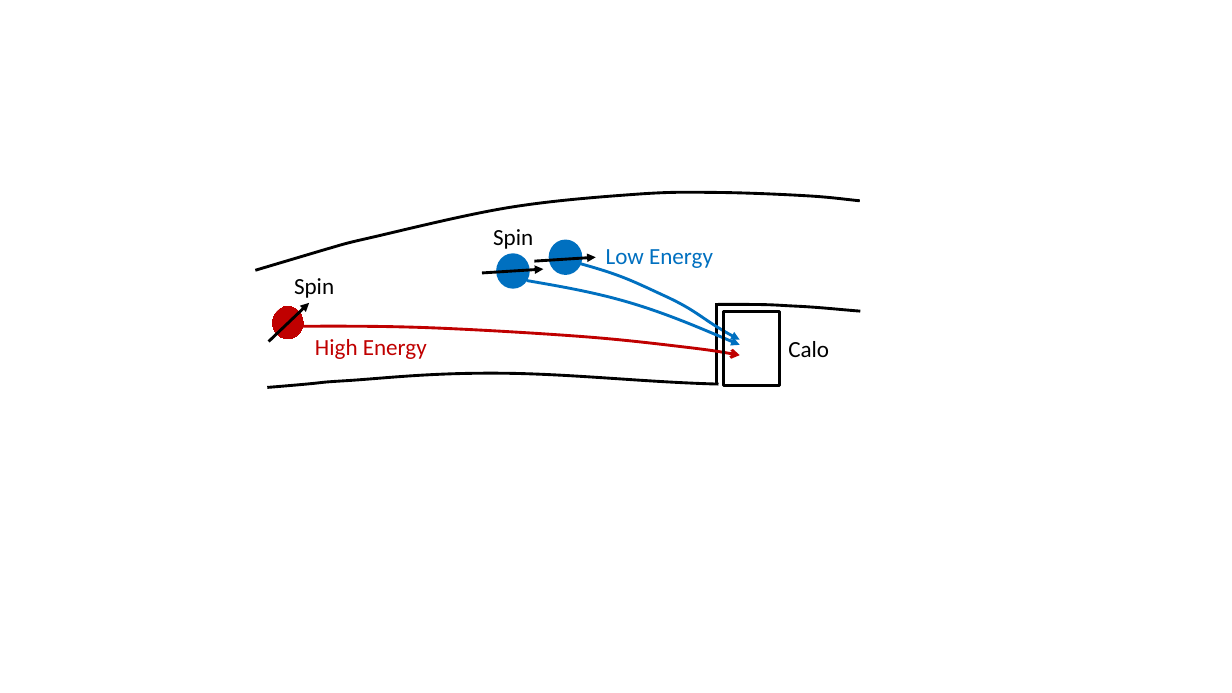
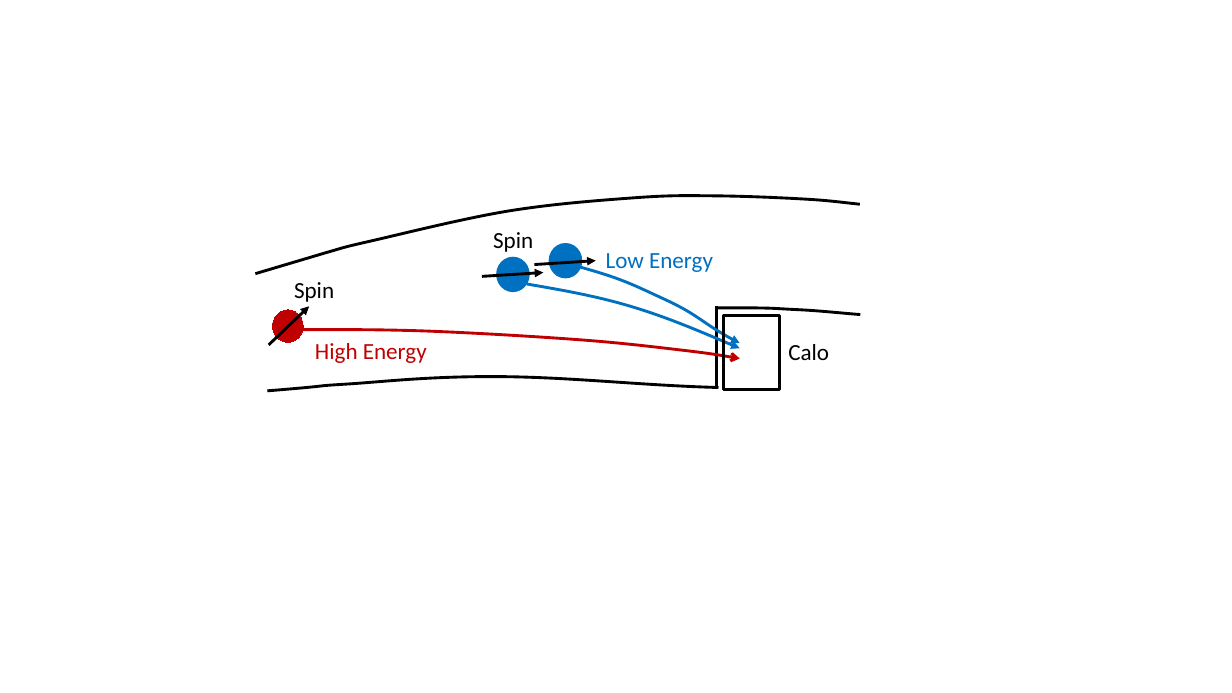
Before and after one commit to nkinnaird/Dissertation, a slide deck: slide 12 of KinnairdThesis/Body/Figures/ThesisImages.pptx. Drawn at 1232x693 pixels with LibreOffice and Linux fonts; fonts in the diff are those of the drawing. Boxes give left, top, right and bottom in pixels: in the first picture for what was removed or moved away, otherwise in the second. Text is boxed around its words. In the diff, an @@ line names an element or a change of style, - is before the commit and + after.

```diff
--- a/KinnairdThesis/Body/Figures/ThesisImages.pptx
+++ b/KinnairdThesis/Body/Figures/ThesisImages.pptx
@@ 5 freeform shapes, 2 texts, 2 arrows, 1 ellipse, 1 line, 1 rectangle: place and size @@
-5 freeform shapes, 2 texts, 2 arrows, 1 ellipse, 1 line, 1 rectangle at (255, 192, 860, 387)
+5 freeform shapes, 2 texts, 2 arrows, 1 ellipse, 1 line, 1 rectangle at (255, 196, 860, 391)
@@ text "Low Energy": place and size @@
-text "Low Energy" at (606, 249, 713, 271)
+text "Low Energy" at (606, 253, 713, 274)
@@ freeform shape at (527, 284, 740, 348): outline redrawn @@
```
Also in this commit, not shown: 1 slide added, 3 other files.
